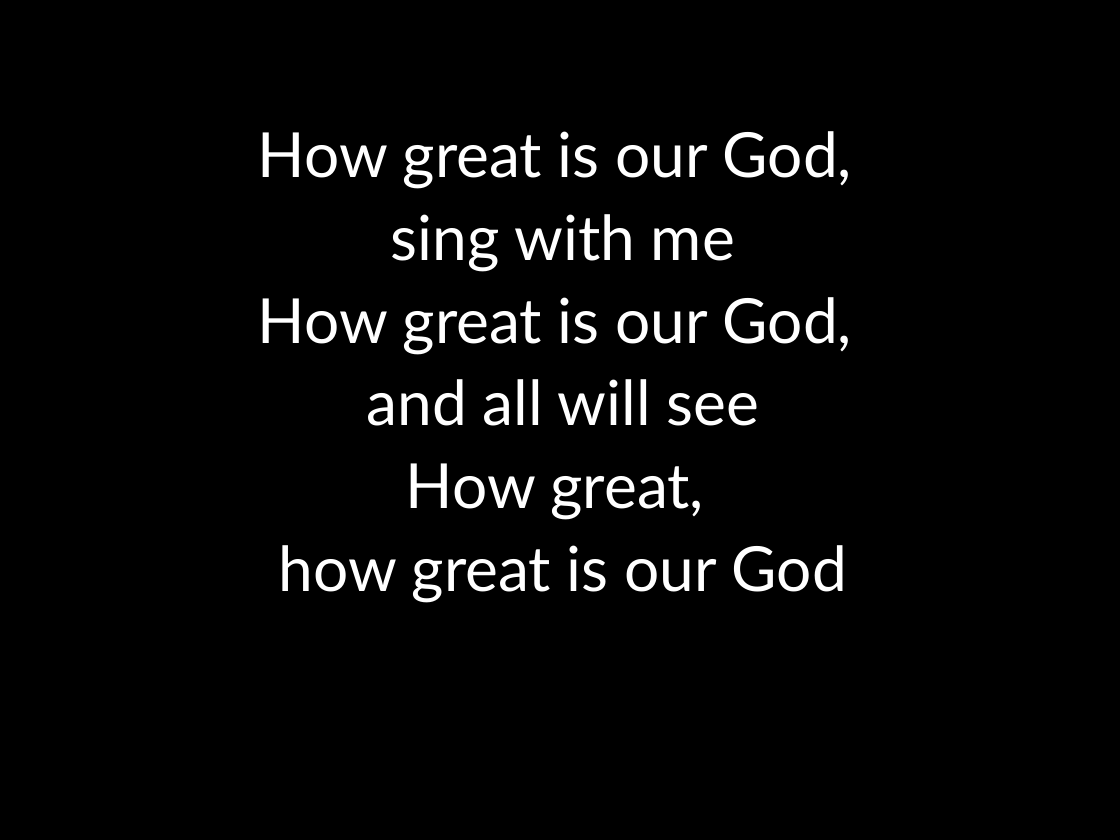
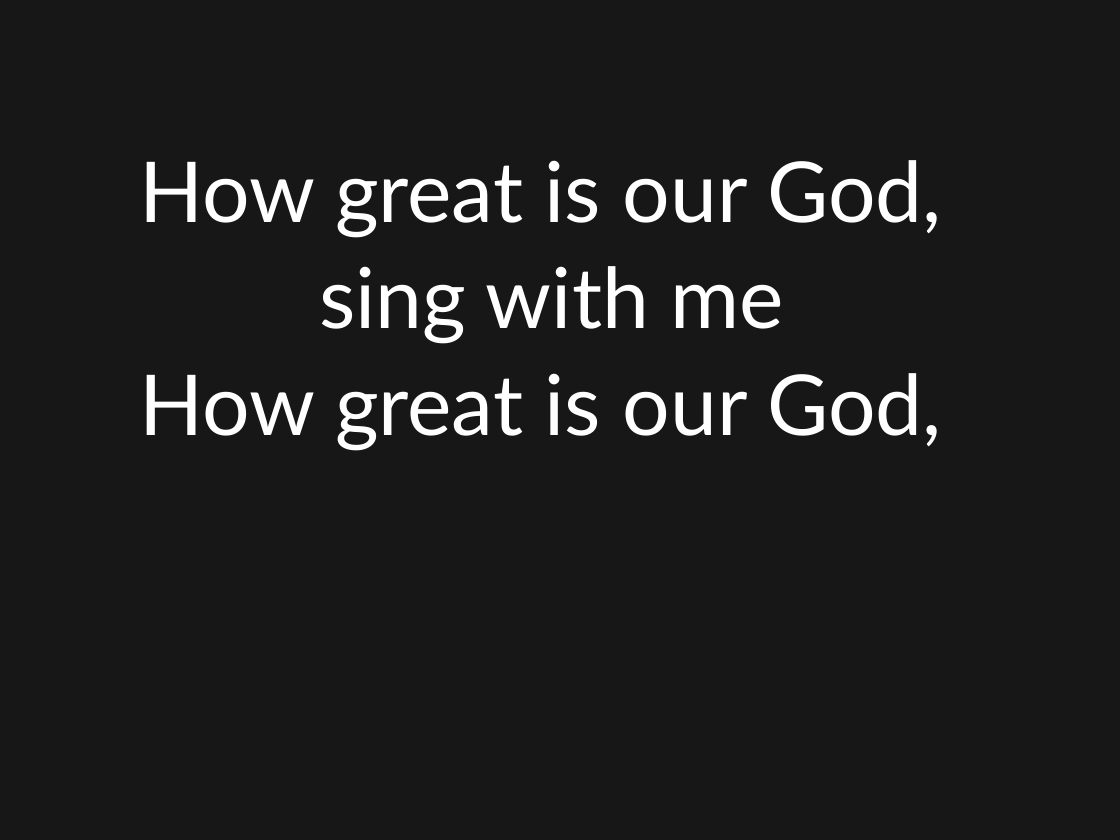
Before and after one commit to kendall412/worship, a slide deck: slide 8 of How Great is Our God.pptx (slide 7 before the commit). Drawn at 1120x840 pixels with LibreOffice and Linux fonts; fonts in the diff are those of the drawing. Boxes give left, top, right and bottom in pixels: in the first picture for what was removed or moved away, otherwise in the second. Text is boxed around its words. In the diff, an @@ line names an element or a change of style, - is before the commit and + after.

```diff
--- a/How Great is Our God.pptx
+++ b/How Great is Our God.pptx
@@ background #000000 to #171717 @@
@@ subtitle "How great is our God," at (x1=139, y1=160, x2=942, y2=450): size 40 to 54 pt @@
@@ subtitle at (x1=279, y1=379, x2=847, y2=603): paragraphs removed @@
-and all will see
-How great,
-how great is our God
```
Also in this commit, not shown: 5 other slides changed, 2 slides added, 102 other files.
